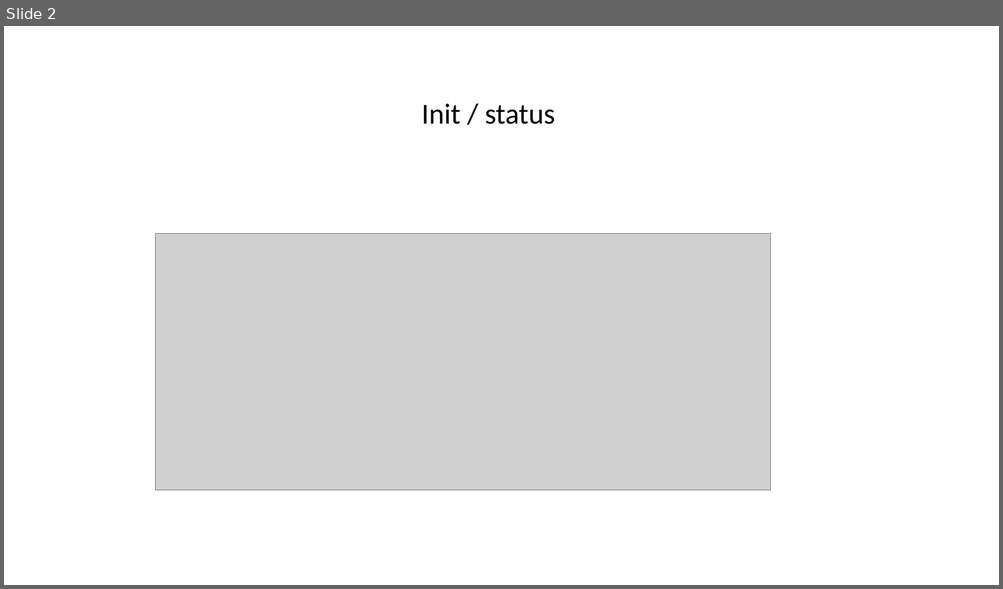
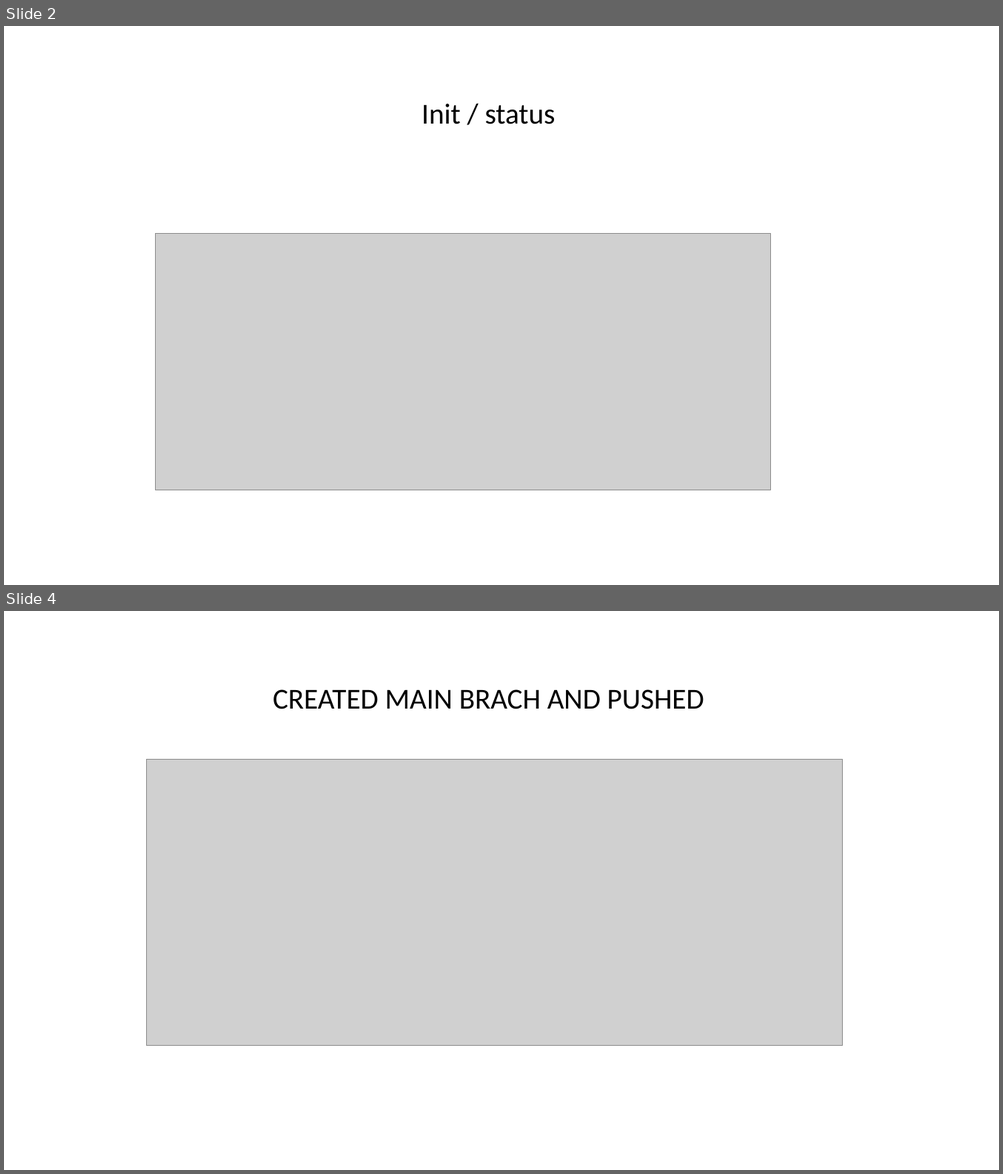
Before and after one commit to VISHALKRISHH/TO-DO-LIST, a slide deck: TASK.pptx. Shown one above the other, each under a label of ours: slide 2 before the commit, slides 2 and 4 after it; the slides between them are not shown. The pictures are 1003x589 and 1003x1174 pixels, drawn with LibreOffice and Linux fonts; fonts in the diff are those of the drawing; grey boxes stand for pictures. Boxes give left, top, right and bottom in pixels: in the first picture for what was removed or moved away, otherwise in the second. Text is boxed around its words. In the diff, an @@ line names an element or a change of style, - is before the commit and + after.

```diff
--- a/TASK.pptx
+++ b/TASK.pptx
@@ slide 4 added at (x1=4, y1=611, x2=999, y2=1170), background #FFFFFF @@
@@ title added at (x1=273, y1=689, x2=704, y2=709), 28 pt, text #000000 @@
+CREATED MAIN BRACH AND PUSHED
@@ picture added at (x1=147, y1=760, x2=842, y2=1046) @@
```
Also in this commit, not shown: 1 slide changed, 9 other slides added, 2 slides removed, 1 other file.
